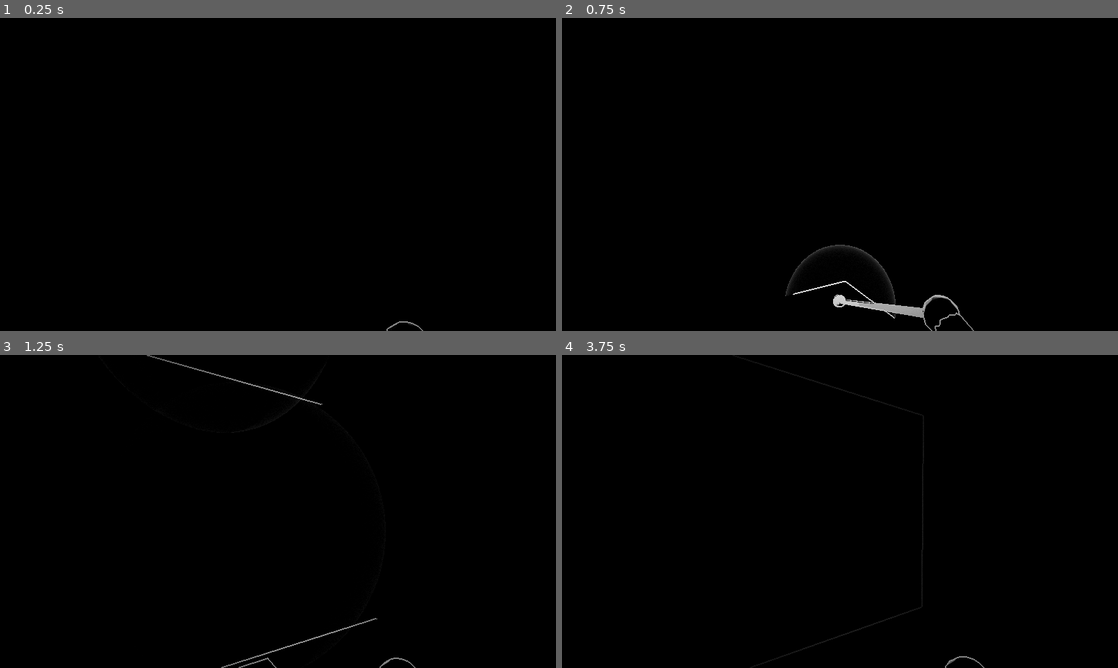
Above: before the commit, frames 1-4 (two rows, left to right).
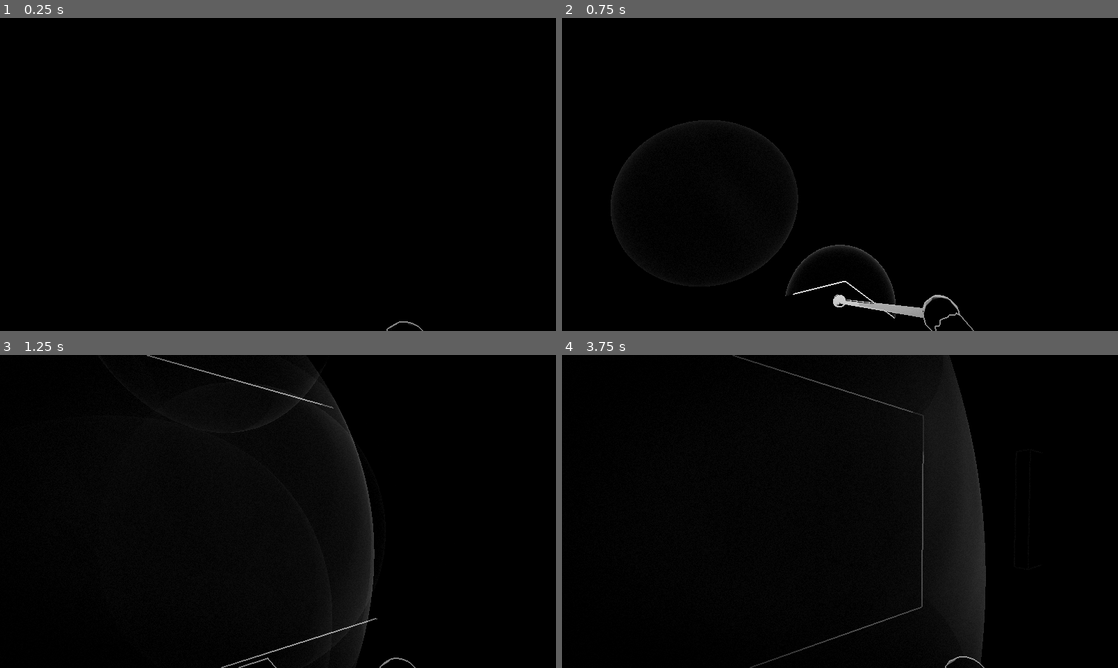
Above: after the commit, the same moments.

Repository: cleveralbatraoz/unseeing
Game: Godot game, scene res://scenes/main.tscn
The game is run twice, just before and just after one commit, with the same random seed, the same clock (stepped at 60 frames per second) and the same inputs.
Inputs (mouse positions are in pixels of both pictures, inside the frame that each line leads up to):
- Up to frame 1 (0.25 s): no input
- Up to frame 2 (0.75 s): tap Enter at 0.5 s; move the mouse to (867, 174) at 0.52 s; hold W (move_forward) from 0.53 s (still down); click (867, 174) at 0.67 s
- Up to frame 3 (1.25 s): keep holding W (move_forward)
- Up to frame 4 (3.75 s): keep holding W (move_forward); move the mouse to (812, 511) at 1.27 s; move the mouse to (851, 505) at 2.02 s; move the mouse to (834, 517) at 2.77 s; click (834, 517) at 2.92 s; move the mouse to (878, 514) at 3.52 s

Frame 1 is identical in both runs. In frame 2, 0.2% of the frame differs, in the area x 8-43%, y 32-86%; in frame 3, 1.6%; in frame 4, 4.5%, in the area x 30-77%, y 0-100%.

Commit message:
A fan hums in the next room: the first sound the hero didn't make

Diff:
--- /dev/null
+++ b/game/scripts/fan.gd
@@ -0,0 +1,107 @@
+class_name SoundFan
+extends Node3D
+## A constant sound source: an oscillating pedestal fan. A blind person
+## FEELS a steady source even from another room, so the fan's hum is pulse
+## type 3 ("source hum"): its wave shells pass through walls muffled instead
+## of being cut like every player-made sound. The head pivots left and right
+## while the blades spin; each hum is born at the moving hub, and the head
+## carries a real collider that pivots with it, so the cane and echo rays
+## strike the fan like anything else in the world.
+
+const WHOOSH_EVERY := 1.15   # seconds between hums — the room breathes
+const HUM_RANGE := 9.0       # meters a hum travels
+const HUM_SPEED := 4.5
+const HUM_GAIN := 0.75
+const PIVOT_RANGE := 0.85    # rad each way from the mounting yaw
+const PIVOT_SPEED := 0.55
+const SPIN_SPEED := 9.0      # rad/s — reads as motion across reveals
+const HEAD_H := 1.15         # hub height: within the cane's reach
+
+var pulses: Pulses
+var data_mat: Material
+
+var _pivot: Node3D
+var _spinner: Node3D
+var _next_whoosh := 0.4
+
+## Pure motion curves, split out for the headless tests.
+static func pivot_angle(t: float) -> float:
+	return sin(t * PIVOT_SPEED) * PIVOT_RANGE
+
+static func spin_angle(t: float) -> float:
+	return fmod(t * SPIN_SPEED, TAU)
+
+func _ready() -> void:
+	# pedestal: base disc + pole, as static as the walls
+	var pedestal := StaticBody3D.new()
+	add_child(pedestal)
+	_mesh(pedestal, _cyl(0.22, 0.06), Vector3(0, 0.03, 0))
+	_mesh(pedestal, _cyl(0.03, HEAD_H), Vector3(0, HEAD_H * 0.5, 0))
+	var base_col := CollisionShape3D.new()
+	var pole := CylinderShape3D.new()
+	pole.radius = 0.22
+	pole.height = HEAD_H
+	base_col.shape = pole
+	base_col.position = Vector3(0, HEAD_H * 0.5, 0)
+	pedestal.add_child(base_col)
+
+	# the pivoting head: motor, guard ring and a collider that swings along
+	_pivot = Node3D.new()
+	_pivot.position = Vector3(0, HEAD_H, 0)
+	add_child(_pivot)
+	var head := AnimatableBody3D.new()
+	_pivot.add_child(head)
+	_mesh(head, _box(0.16, 0.16, 0.24), Vector3(0, 0, 0.10))
+	var torus := TorusMesh.new()
+	torus.inner_radius = 0.40
+	torus.outer_radius = 0.44
+	_mesh(head, torus, Vector3(0, 0, -0.10), PI * 0.5)
+	var head_col := CollisionShape3D.new()
+	var disc := CylinderShape3D.new()
+	disc.radius = 0.45
+	disc.height = 0.30
+	head_col.shape = disc
+	head_col.rotation.x = PI * 0.5   # cylinder axis Y -> face along Z
+	head_col.position = Vector3(0, 0, -0.06)
+	head.add_child(head_col)
+
+	# the blades: three flat paddles around a hub, spinning about the facing axis
+	_spinner = Node3D.new()
+	_spinner.position = Vector3(0, 0, -0.10)
+	_pivot.add_child(_spinner)
+	_mesh(_spinner, _cyl(0.045, 0.08), Vector3.ZERO, PI * 0.5)
+	for k: int in 3:
+		var arm := Node3D.new()
+		arm.rotation.z = TAU * float(k) / 3.0
+		_spinner.add_child(arm)
+		_mesh(arm, _box(0.32, 0.11, 0.016), Vector3(0.24, 0, 0))
+
+## Driven by main with the simulated clock, like every animated thing —
+## movie-maker runs and time scaling stay correct.
+func update(t: float) -> void:
+	_pivot.rotation.y = pivot_angle(t)
+	_spinner.rotation.z = spin_angle(t)
+	if t < _next_whoosh:
+		return
+	_next_whoosh = t + WHOOSH_EVERY
+	pulses.emit(3, _spinner.global_position, HUM_RANGE, HUM_SPEED, HUM_GAIN, t)
+
+func _mesh(parent: Node3D, m: Mesh, at: Vector3, rx := 0.0) -> void:
+	var mi := MeshInstance3D.new()
+	mi.mesh = m
+	mi.material_override = data_mat
+	mi.position = at
+	mi.rotation.x = rx
+	parent.add_child(mi)
+
+func _cyl(radius: float, height: float) -> CylinderMesh:
+	var c := CylinderMesh.new()
+	c.top_radius = radius
+	c.bottom_radius = radius
+	c.height = height
+	return c
+
+func _box(x: float, y: float, z: float) -> BoxMesh:
+	var b := BoxMesh.new()
+	b.size = Vector3(x, y, z)
+	return b
--- a/game/scripts/main.gd
+++ b/game/scripts/main.gd
@@ -23,6 +23,7 @@
 var post_mat := ShaderMaterial.new()
 var player: UnseeingPlayer
 var hero: HeroBody
+var fan: SoundFan
 
 ## The game clock: simulated seconds accumulated from frame deltas — NOT wall
 ## time, so offline rendering (movie maker) and time scaling stay correct.
@@ -51,6 +52,14 @@
 	cane_mat.set_shader_parameter("u_base", 0.85)
 	pulses = Pulses.new()
 	MapBuilder.build_world(self, data_mat)
+	# a constant sound source in the NEXT room, behind the wall the spawn
+	# faces: its hum is felt through the wall before it is ever found
+	fan = SoundFan.new()
+	fan.pulses = pulses
+	fan.data_mat = data_mat
+	fan.position = Vector3(8.6, 0, 4.4)
+	fan.rotation.y = PI * 0.5   # mounted facing the shared wall
+	add_child(fan)
 	player = UnseeingPlayer.new()
 	player.pulses = pulses
 	add_child(player)
@@ -79,6 +88,7 @@
 		m.set_shader_parameter("u_flick", _flick)
 	post_mat.set_shader_parameter("u_breath", 1.0 + sin(now * 0.5) * 0.045)
 	post_mat.set_shader_parameter("u_grain_t", fmod(now, 1.0) * 61.7)
+	fan.update(now)
 	pulses.apply(now, [data_mat, cane_mat, body_mat, post_mat])
 	hero.update(now, dt)
 	_demo_tap()
--- a/game/scripts/pulses.gd
+++ b/game/scripts/pulses.gd
@@ -11,7 +11,8 @@
 ##   dir[i]         — beam direction xyz + cos(half-angle); w = -2 means
 ##                    omnidirectional (cane taps, footsteps)
 ## Types: 0 = cane tap, 1 = ECHO (secondary reflection), 2 = footstep,
-##        3 = phantom (reserved for the audio stage; never emitted as light).
+##        3 = source hum (constant world sources like the fan — the one
+##        sound the hero did not make; drawn through walls, muffled).
 ##
 ## REFLECTIONS — the heart of echo-location. A primary sound samples the
 ## world with real physics rays from its origin; every surface point struck
@@ -47,7 +48,7 @@
 		_end[i] = -1.0
 
 ## Record a sound. Slot eviction prefers expired slots, then the oldest
-## footstep (least precious memory), then the oldest of anything.
+## footstep or hum (least precious — both recur), then the oldest of anything.
 func emit(type: int, at: Vector3, max_r: float, speed: float, gain: float,
 		now: float, beam_dir := Vector3.ZERO, cos_half := -2.0) -> void:
 	var slot := -1
@@ -59,7 +60,7 @@
 		if _end[i] < now:
 			slot = i
 			break
-		if _type[i] == 2 and _t0[i] < t_old_step:
+		if _type[i] >= 2 and _t0[i] < t_old_step:
 			t_old_step = _t0[i]
 			old_step = i
 		if _t0[i] < t_old:
@@ -81,6 +82,7 @@
 	match type:
 		1: return 3.5
 		2: return 2.5
+		3: return 2.0
 		_: return 6.0
 
 ## Emit a primary sound AND schedule its reflections off the environment.
@@ -103,8 +105,10 @@
 		var r := sqrt(maxf(0.0, 1.0 - y * y))
 		var phi := float(i) * GOLDEN_ANGLE
 		var d3 := Vector3(r * cos(phi), y, r * sin(phi))
-		if origin_normal != Vector3.ZERO and d3.dot(origin_normal) < 0.05:
+		if origin_normal != Vector3.ZERO and d3.dot(origin_normal) < -0.05:
 			continue   # into the surface: that direction is the wave's shadow
+		# (along-surface rays are kept: the surroundings of the tapped point
+		# answer in every direction AROUND it, not only toward the listener)
 		var query := PhysicsRayQueryParameters3D.create(origin, origin + d3 * minf(max_r * 0.8, 6.0))
 		var hit := space.intersect_ray(query)
 		if hit.is_empty():
--- a/game/shaders/data_pass.gdshader
+++ b/game/shaders/data_pass.gdshader
@@ -32,7 +32,7 @@
 
 		float typ = pulse_type(d);
 		float gain = pulse_gain(d);
-		float peak = typ < 0.5 ? 1.0 : (typ < 1.5 ? 0.9 : 0.35);
+		float peak = typ < 0.5 ? 1.0 : (typ < 1.5 ? 0.9 : (typ < 2.5 ? 0.35 : 0.8));
 
 		float dist = distance(v_world, u_ppos[i]);
 		float radius = d.z * age;
--- a/game/shaders/hearing_post.gdshader
+++ b/game/shaders/hearing_post.gdshader
@@ -80,7 +80,7 @@
 		if (prog >= 1.0) { continue; }
 		float typ = pulse_type(d);
 		float gain = pulse_gain(d);
-		float peak = typ < 0.5 ? 0.5 : (typ < 1.5 ? 0.45 : 0.18);
+		float peak = typ < 0.5 ? 0.5 : (typ < 1.5 ? 0.45 : (typ < 2.5 ? 0.18 : 0.5));
 		vec3 oc = cam - u_ppos[i];
 		float b = dot(oc, rd);
 		float disc = b * b - (dot(oc, oc) - radius * radius);
@@ -90,14 +90,25 @@
 		vec4 cn = u_pdir[i];
 		for (int s = 0; s < 2; s++) {
 			float t = -b + (s == 0 ? -sq : sq);
-			if (t <= 0.05 || t >= scene_d) { continue; }
+			if (t <= 0.05) { continue; }
+			// player-made sounds are cut by the world; a source hum (type 3)
+			// passes through walls muffled — a constant source is FELT from
+			// another room long before it is ever tapped
+			float mute = 1.0;
+			if (t >= scene_d) {
+				if (typ < 2.5) { continue; }
+				mute = 0.55;
+			}
 			vec3 hp = cam + rd * t;
 			vec3 sn = (hp - u_ppos[i]) / radius;
 			float cone = pulse_cone(cn, sn);
 			if (cone <= 0.0) { continue; }
 			float grz = 1.0 - abs(dot(rd, sn));
+			// a hum's shell has a diffuse body, not just a grazing ring — a
+			// constant source is a throb the whole room can feel
+			float body = typ > 2.5 ? 0.22 : 0.05;
 			float ink = 0.55 + 0.45 * n2(hp.xz * 1.7 + hp.y * 0.9);
-			col += vec3(env * cone * (0.05 + 0.95 * pow(max(grz, 0.0), 4.0)) * ink * exp(-t * 0.09));
+			col += vec3(env * mute * cone * (body + (1.0 - body) * pow(max(grz, 0.0), 4.0)) * ink * exp(-t * 0.09));
 		}
 	}
 
--- a/game/tests/run_tests.gd
+++ b/game/tests/run_tests.gd
@@ -15,6 +15,8 @@
 	_test_live_count_is_highest_slot()
 	_test_null_space_schedules_no_echoes()
 	_test_map_segments_axis_aligned()
+	_test_hum_pulses()
+	_test_fan_motion_envelope()
 	print("tests: %d passed, %d failed" % [_passes, _fails])
 	quit(1 if _fails > 0 else 0)
 
@@ -79,6 +81,32 @@
 	check(p.live_count(0.1) == 1, "null space: primary emitted")
 	check(p._echoes.size() == 0, "null space: no echoes scheduled")
 
+## The fan's hum is type 3: omnidirectional, short-tailed (it recurs every
+## second, so slots must free fast), and packed like every other pulse.
+func _test_hum_pulses() -> void:
+	var p := Pulses.new()
+	p.emit(3, Vector3(8.6, 1.15, 4.4), 9.0, 4.5, 0.75, 0.0)
+	check(int(floor(p.dat[0].w / 10.0)) == 3, "hum: type 3 packs")
+	check(p.dir[0].w < -1.5, "hum: omnidirectional")
+	# ring time 9/4.5 = 2s, tail 2s -> gone just after 4s
+	check(p.live_count(3.9) == 1 and p.live_count(4.1) == 0,
+			"hum: expires at ring + 2s tail")
+
+## The head's oscillation must actually sweep, and never exceed its range —
+## the collider rides the same curve, so this is also a physics bound.
+func _test_fan_motion_envelope() -> void:
+	var lo := 0.0
+	var hi := 0.0
+	for i: int in 200:
+		var a := SoundFan.pivot_angle(float(i) * 0.1)
+		lo = minf(lo, a)
+		hi = maxf(hi, a)
+	check(hi <= SoundFan.PIVOT_RANGE + 0.001 and lo >= -SoundFan.PIVOT_RANGE - 0.001,
+			"fan: pivot never exceeds its sweep")
+	check(hi > SoundFan.PIVOT_RANGE * 0.9 and lo < -SoundFan.PIVOT_RANGE * 0.9,
+			"fan: pivot sweeps fully both ways")
+	check(SoundFan.spin_angle(1.0) != SoundFan.spin_angle(1.1), "fan: blades spin")
+
 ## The map builder's box math trusts axis alignment.
 func _test_map_segments_axis_aligned() -> void:
 	var ok := true
Not shown, added: game/scripts/fan.gd.uid
